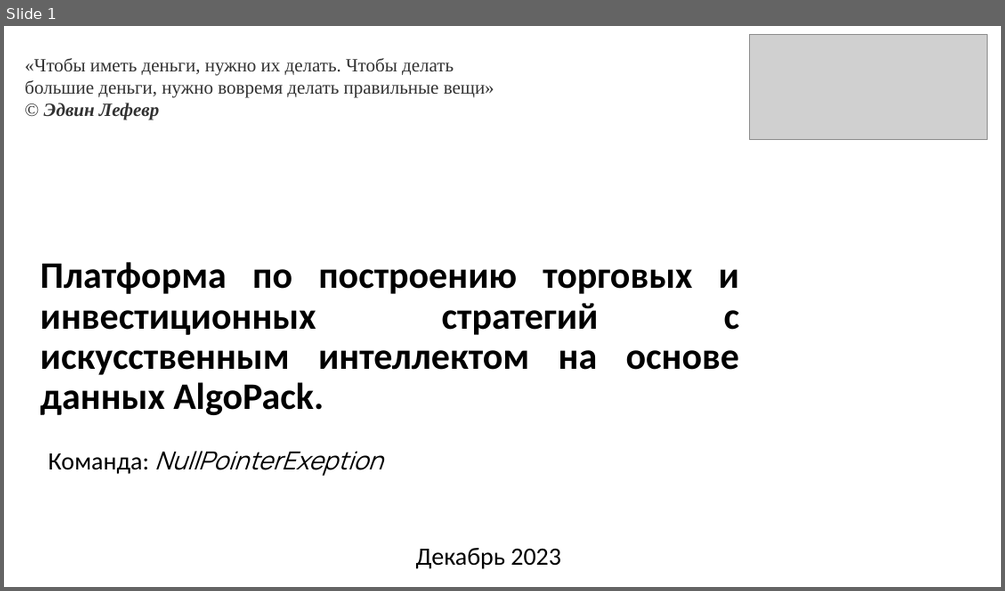
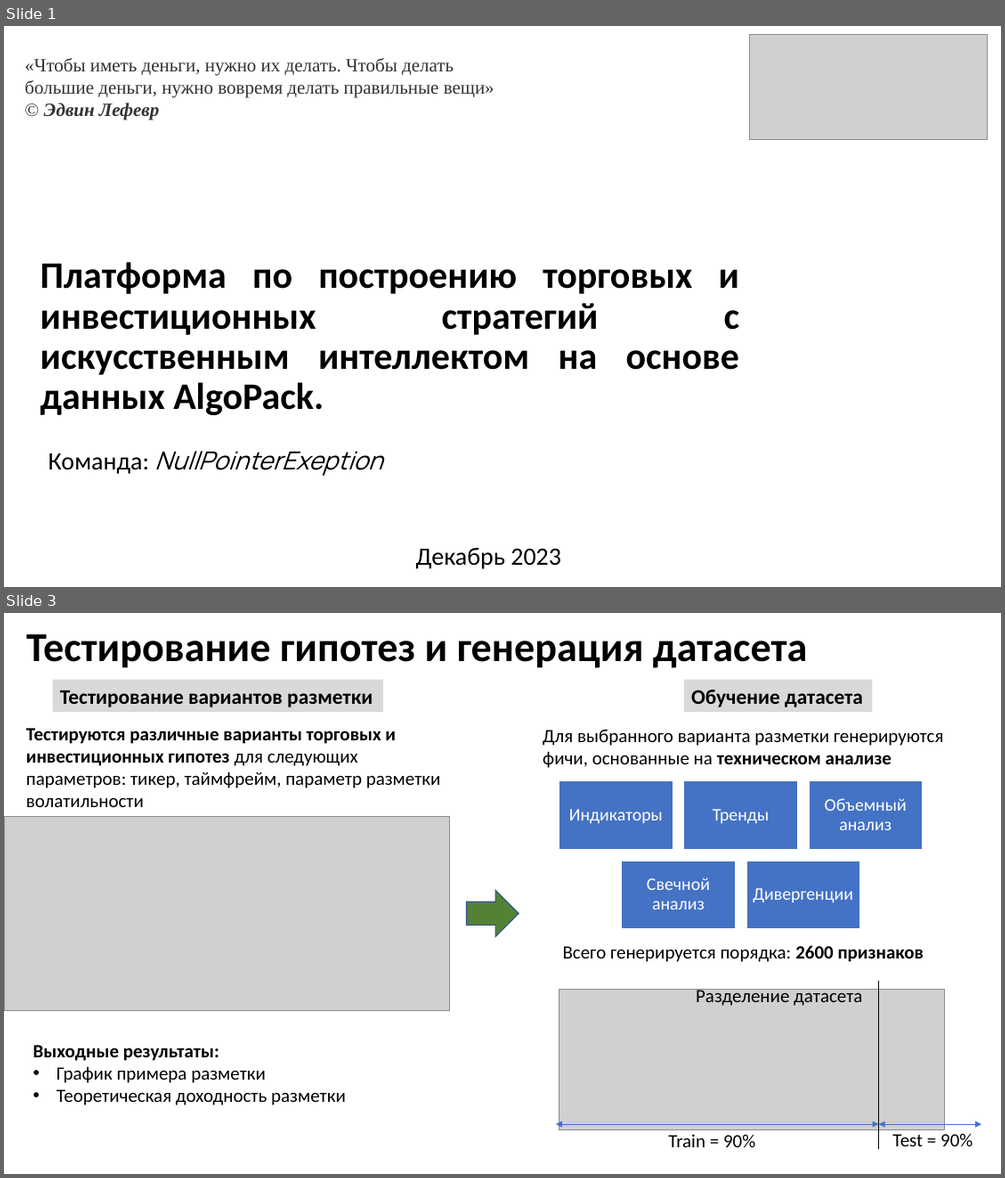
Before and after one commit to suenot/powerlife000-moex_hackaton, a slide deck: info/NullPointerExeption v1.pptx. Shown one above the other, each under a label of ours: slide 1 before the commit, slides 1 and 3 after it; the slides between them are not shown. The pictures are 1005x591 and 1005x1178 pixels, drawn with LibreOffice and Linux fonts; fonts in the diff are those of the drawing; grey boxes stand for pictures. Boxes give left, top, right and bottom in pixels: in the first picture for what was removed or moved away, otherwise in the second. Text is boxed around its words. In the diff, an @@ line names an element or a change of style, - is before the commit and + after.

```diff
--- a/info/NullPointerExeption v1.pptx
+++ b/info/NullPointerExeption v1.pptx
@@ slide 3 added at (4, 613, 1001, 1174), background #FFFFFF @@
@@ title added at (26, 634, 807, 668), 39.6 pt, text #000000, bold @@
+Тестирование гипотез и генерация датасета
@@ rectangle added at (53, 680, 383, 713), fill #D9D9D9, 20 pt, text #000000, bold @@
+Тестирование вариантов разметки
@@ rectangle added at (684, 680, 872, 713), fill #D9D9D9, 20 pt, text #000000, bold @@
+Обучение датасета
@@ text added at (26, 728, 441, 807), 18 pt, text #000000 @@
+Тестируются различные варианты торговых и инвестиционных гипотез для следующих параметров: тикер, таймфрейм, параметр разметки волатильности
@@ text added at (542, 729, 944, 768), 18 pt, text #000000 @@
+Для выбранного варианта разметки генерируются фичи, основанные на техническом анализе
@@ picture added at (4, 817, 450, 1011) @@
@@ right arrow added at (466, 891, 518, 937), fill #548235, outline #325491 1 pt @@
@@ group added at (559, 781, 922, 929): 5 rectangles, 5 texts @@
+Индикаторы
+Тренды
+Объемный анализ
+Свечной анализ
+Дивергенции
@@ text added at (563, 945, 924, 962), 18 pt, text #000000 @@
+Всего генерируется порядка: 2600 признаков
@@ line added from (879, 981) to (879, 1149), #000000 0.5 pt @@
@@ picture added at (559, 989, 946, 1129) @@
@@ text added at (696, 987, 862, 1005), 18 pt, text #000000 @@
+Разделение датасета
@@ text added at (33, 1045, 346, 1105), 18 pt, text #000000 @@
+Выходные результаты:
+• График примера разметки
+• Теоретическая доходность разметки
@@ double arrow added from (556, 1124) to (879, 1124), #4472C4 0.5 pt @@
@@ text added at (668, 1134, 755, 1147), 18 pt, text #000000 @@
+Train = 90%
@@ double arrow added from (879, 1125) to (981, 1125), #4472C4 0.5 pt @@
@@ text added at (892, 1133, 972, 1146), 18 pt, text #000000 @@
+Test = 90%
```
Also in this commit, not shown: 3 other slides added, 3 slides removed, 8 other files.
